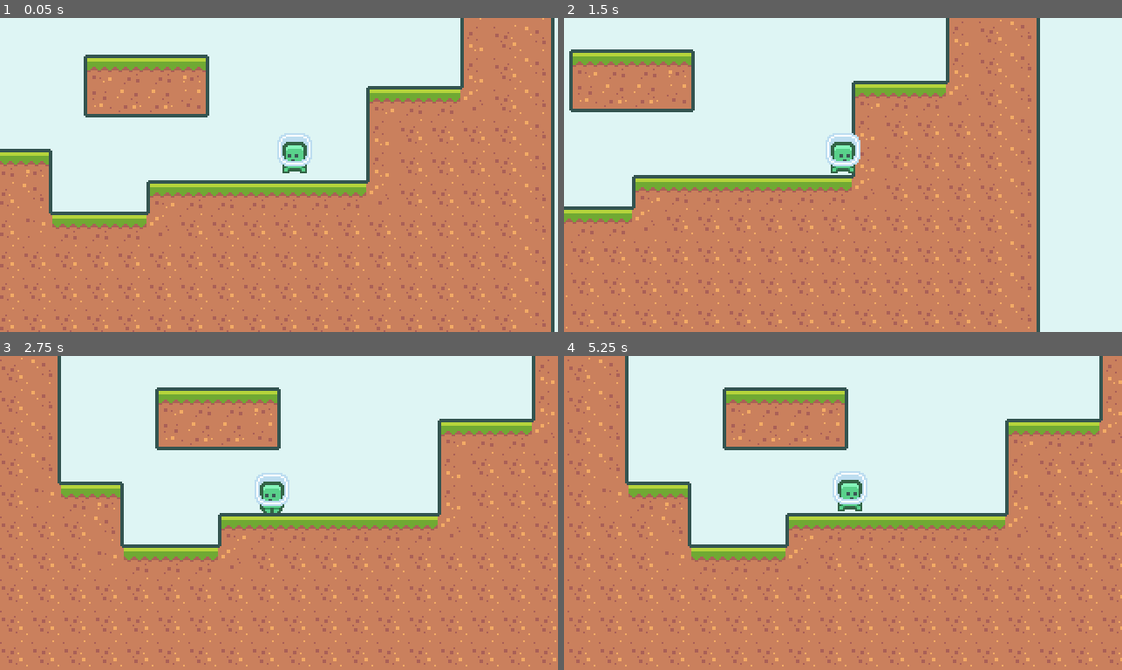
Above: before the commit, frames 1-4 (two rows, left to right).
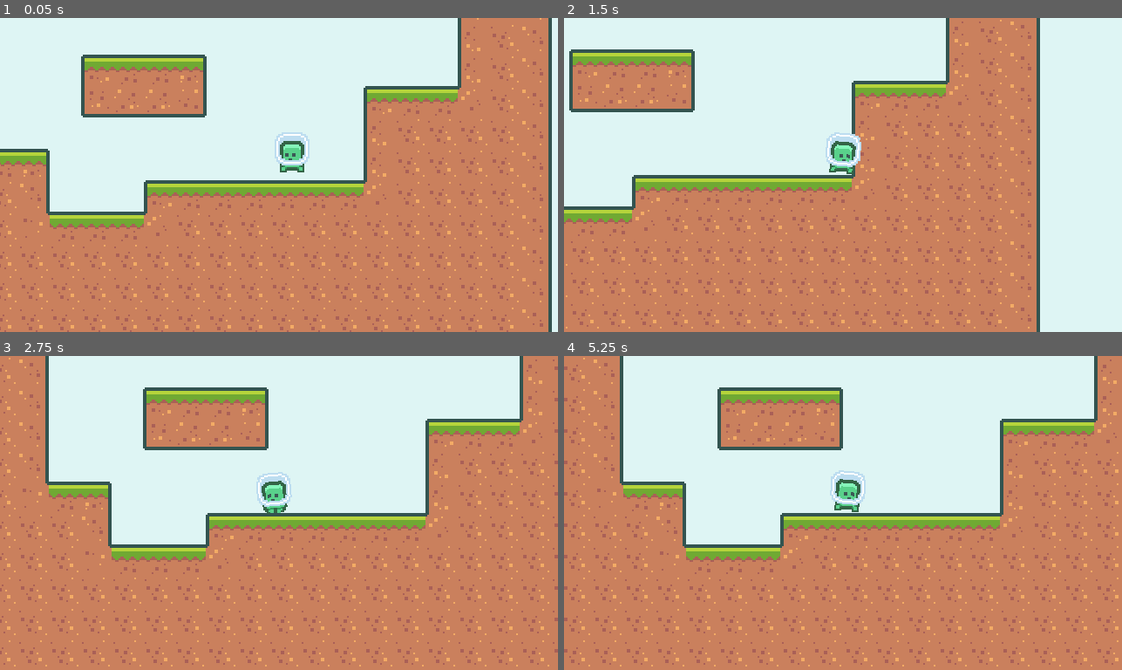
Above: after the commit, the same moments.

Repository: fremydev/2dPlatformerGodot3
Game: Godot game, scene res://scenes/main.tscn
The game is run twice, just before and just after one commit, with the same random seed, the same clock (stepped at 60 frames per second) and the same inputs.
Inputs:
- Up to frame 1 (0.05 s): no input
- Up to frame 2 (1.5 s): tap Enter at 0.5 s; hold D (move_right) from 0.53 s (still down); tap W (jump) at 0.77 s
- Up to frame 3 (2.75 s): tap W (jump) at 1.52 s; release D (move_right) at 2.03 s; hold A (move_left) from 2.03 s (still down)
- Up to frame 4 (5.25 s): release A (move_left) at 2.78 s; hold D (move_right) 2.78-4.28 s; tap W (jump) at 3.02, 3.77, 4.52 s; hold A (move_left) 4.28-5.03 s; hold D (move_right) from 5.03 s (still down)

The runs differ from the first frame. In frame 1, 10% of the frame differs, in the area x 0-100%, y 0-100%; in frame 2, 0.2%; in frame 3, 14%, in the area x 0-100%, y 0-99%; in frame 4, 12%.

Commit message:
add coyote timer

Diff:
--- a/project.godot
+++ b/project.godot
@@ -19,7 +19,7 @@
 window/size/height=180
 window/size/test_width=1280
 window/size/test_height=720
-window/stretch/mode="viewport"
+window/stretch/mode="2d"
 window/stretch/aspect="keep"
 
 [gui]
--- a/scenes/GameCamera.gd
+++ b/scenes/GameCamera.gd
@@ -7,9 +7,9 @@
 	VisualServer.set_default_clear_color(BGCOLOR)
 
 
-func _process(delta):
+func _physics_process(delta):
 	acquire_target_position()
-	global_position = lerp(target_position, global_position, pow(2, -40 * delta))
+	global_position = lerp(target_position, global_position, pow(2, -45 * delta))
 
 
 func acquire_target_position() -> void:
--- a/scenes/Player.gd
+++ b/scenes/Player.gd
@@ -7,7 +7,7 @@
 const JUMPTERMULT: int = 4
 var velocity: Vector2 = Vector2.ZERO
 
-func _process(delta):
+func _physics_process(delta):
 	var move_vector: Vector2 = get_movement_vector()
 
 	velocity.x += move_vector.x * HORIZONTALAC * delta
@@ -16,7 +16,7 @@
 
 	velocity.x = clamp(velocity.x, -MAXHSPEED, MAXHSPEED)
 
-	if move_vector.y < 0 and is_on_floor():
+	if move_vector.y < 0 and (is_on_floor() or !$CoyoteTimer.is_stopped()):
 		velocity.y = move_vector.y * JUMPSPEED
 
 	if velocity.y < 0 and !Input.is_action_pressed("jump"):
@@ -24,10 +24,14 @@
 	else:
 		velocity.y += GRAVITY * delta
 
+	var was_on_floor: bool = is_on_floor()
 	velocity = move_and_slide(velocity, Vector2.UP)
-	#position = Vector2(round(position.x), round(position.y))
+
+	if was_on_floor and !is_on_floor():
+		$CoyoteTimer.start()
 
 	update_animation()
+
 
 func get_movement_vector() -> Vector2:
 	var move_vector: Vector2 = Vector2.ZERO
@@ -43,8 +47,16 @@
 		$AnimatedSprite.play("jump")
 	elif move_vec.x != 0:
 		$AnimatedSprite.play("run")
+		position = Vector2(round(position.x), round(position.y))
 	else:
 		$AnimatedSprite.play("idle")
+		position = Vector2(round(position.x), round(position.y))
 
 	if move_vec.x != 0:
 		$AnimatedSprite.flip_h = true if move_vec.x > 0 else false
+	if move_vec.x > 0:
+		$AnimatedSprite.rotation_degrees = 4
+	elif move_vec.x < 0:
+		$AnimatedSprite.rotation_degrees = -4
+	else:
+		 $AnimatedSprite.rotation_degrees = 0
--- a/scenes/Player.tscn
+++ b/scenes/Player.tscn
@@ -28,6 +28,10 @@
 [node name="Player" type="KinematicBody2D" groups=["player"]]
 script = ExtResource( 1 )
 
+[node name="CoyoteTimer" type="Timer" parent="."]
+wait_time = 0.12
+one_shot = true
+
 [node name="AnimatedSprite" type="AnimatedSprite" parent="."]
 position = Vector2( 0, -12 )
 frames = SubResource( 2 )
